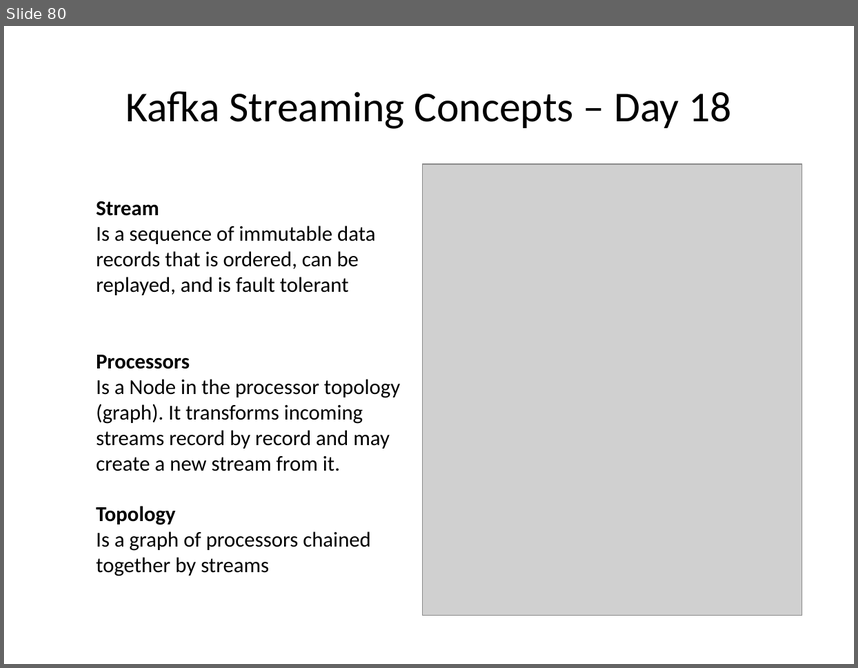
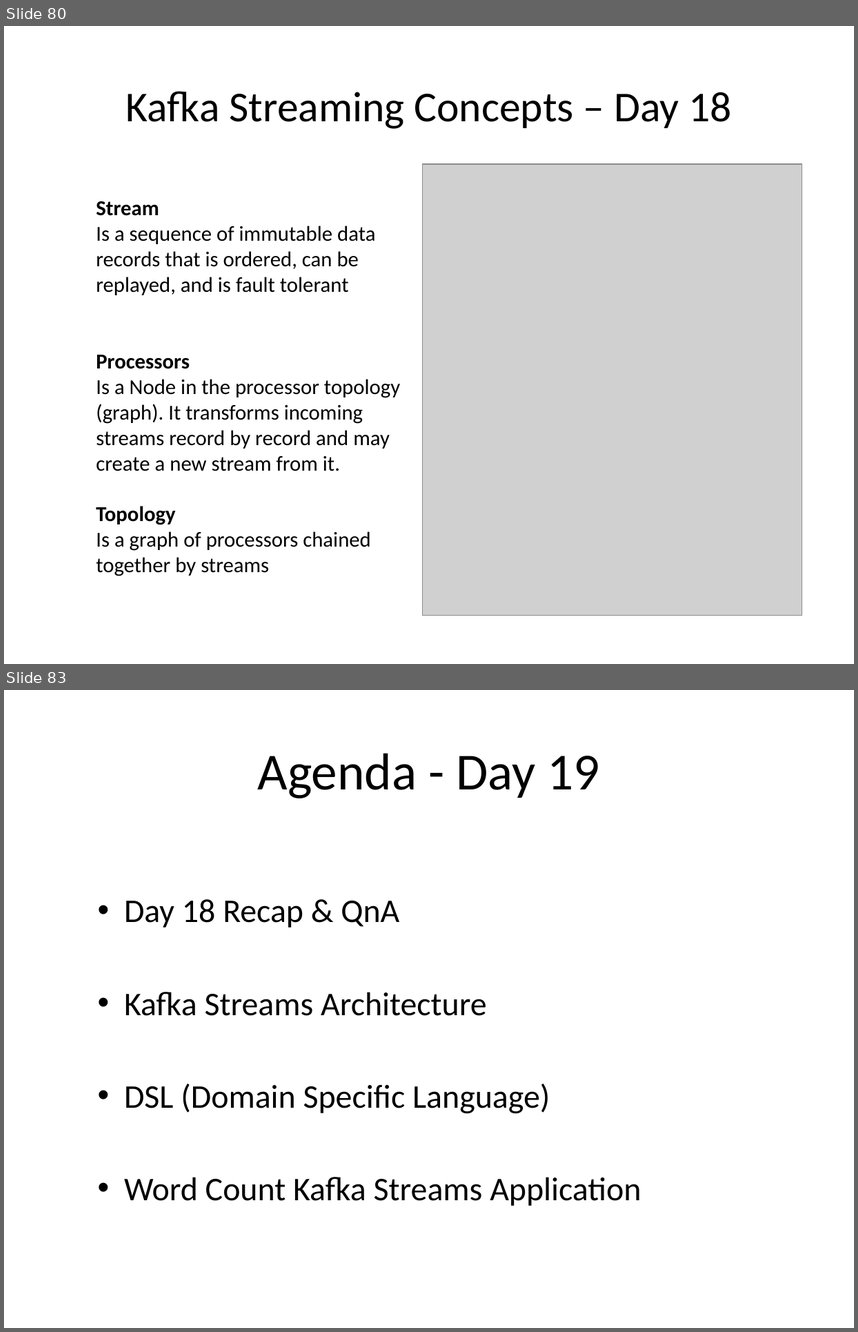
Before and after one commit to sreedharsingaraju/KafkaTutorials, a slide deck: PPT/Kafka-Teaching-Flow.pptx. Shown one above the other, each under a label of ours: slide 80 before the commit, slides 80 and 83 after it; the slides between them are not shown. The pictures are 858x668 and 858x1332 pixels, drawn with LibreOffice and Linux fonts; fonts in the diff are those of the drawing; grey boxes stand for pictures. Boxes give left, top, right and bottom in pixels: in the first picture for what was removed or moved away, otherwise in the second. Text is boxed around its words. In the diff, an @@ line names an element or a change of style, - is before the commit and + after.

Commit message:
added stream arch
added streans arch and explained wordcount in diagrams

```diff
--- a/PPT/Kafka-Teaching-Flow.pptx
+++ b/PPT/Kafka-Teaching-Flow.pptx
@@ slide 83 added at bbox=[4, 690, 854, 1328], background #FFFFFF @@
@@ title added at bbox=[258, 753, 599, 798], 44 pt, text #000000 @@
+Agenda - Day 19
@@ text added at bbox=[124, 899, 641, 1205], 28 pt, text #000000 @@
+  • Day 18 Recap & QnA
+  • Kafka Streams Architecture
+  • DSL (Domain Specific Language)
+  • Word Count Kafka Streams Application
```
Also in this commit, not shown: 2 slides changed, 6 other slides added, 2 other files.
